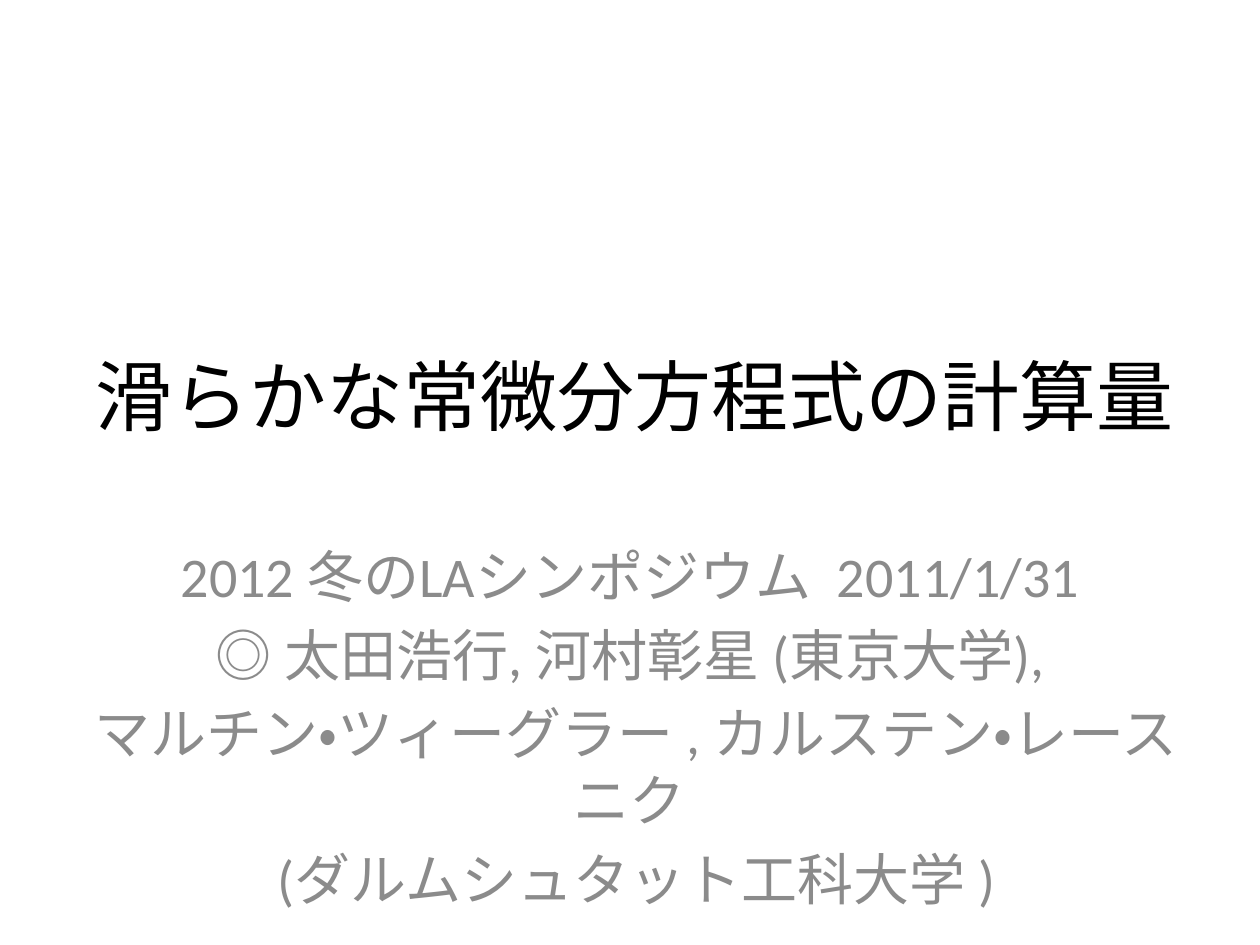
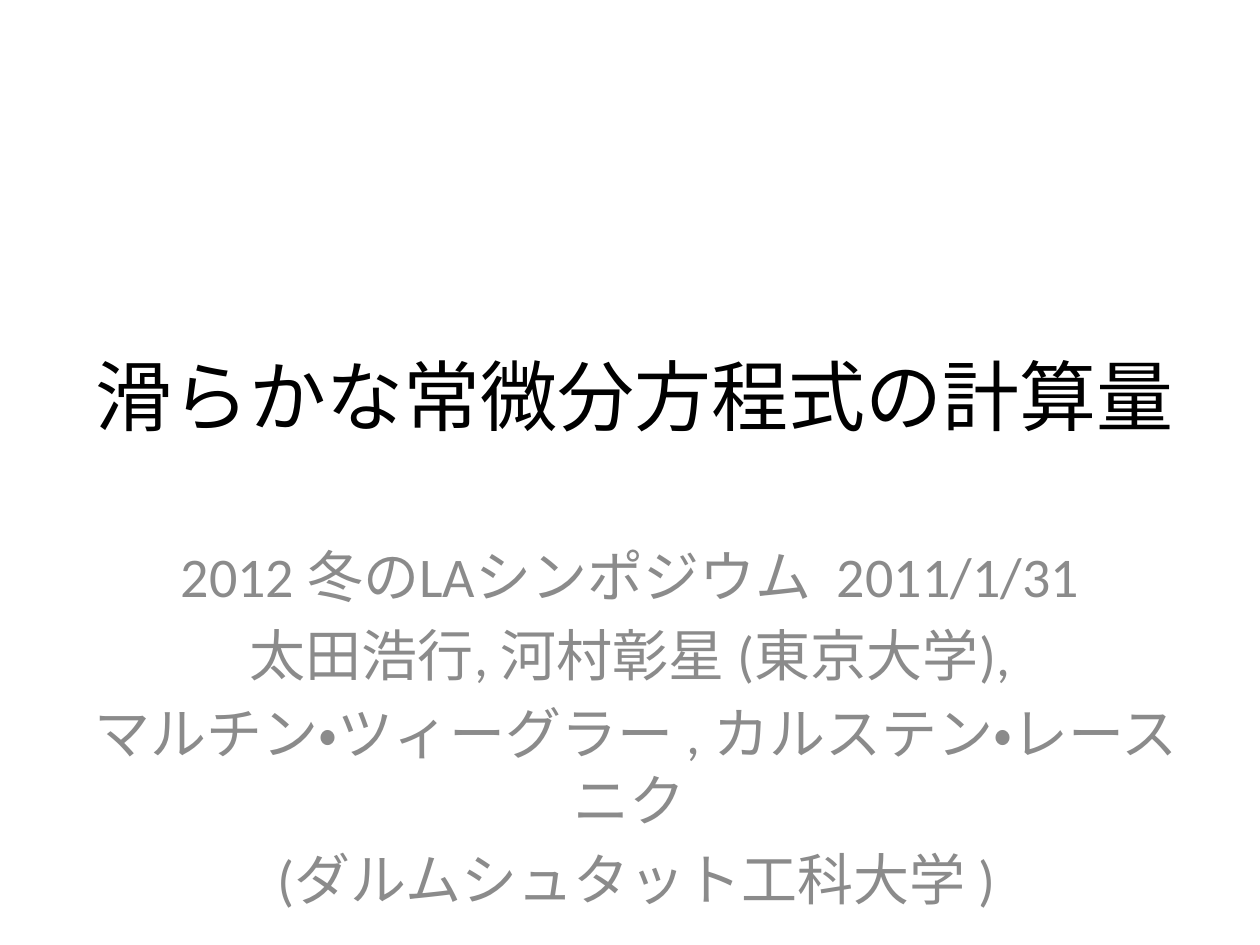
Before and after one commit to ex-hota911/LA2011Winter, a slide deck: slide 1 of slide/slide.pptx. Drawn at 1260x945 pixels with LibreOffice and Linux fonts; fonts in the diff are those of the drawing. Boxes give left, top, right and bottom in pixels: in the first picture for what was removed or moved away, otherwise in the second. Text is boxed around its words. In the diff, an @@ line names an element or a change of style, - is before the commit and + after.

```diff
--- a/slide/slide.pptx
+++ b/slide/slide.pptx
@@ subtitle at bbox=[250, 629, 1010, 684]: text changed @@
-◎ 太田浩行, 河村彰星 (東京大学),
+太田浩行, 河村彰星 (東京大学),
```
Also in this commit, not shown: 14 other slides changed, 15 slides added, 12 slides removed, 3 other files.
